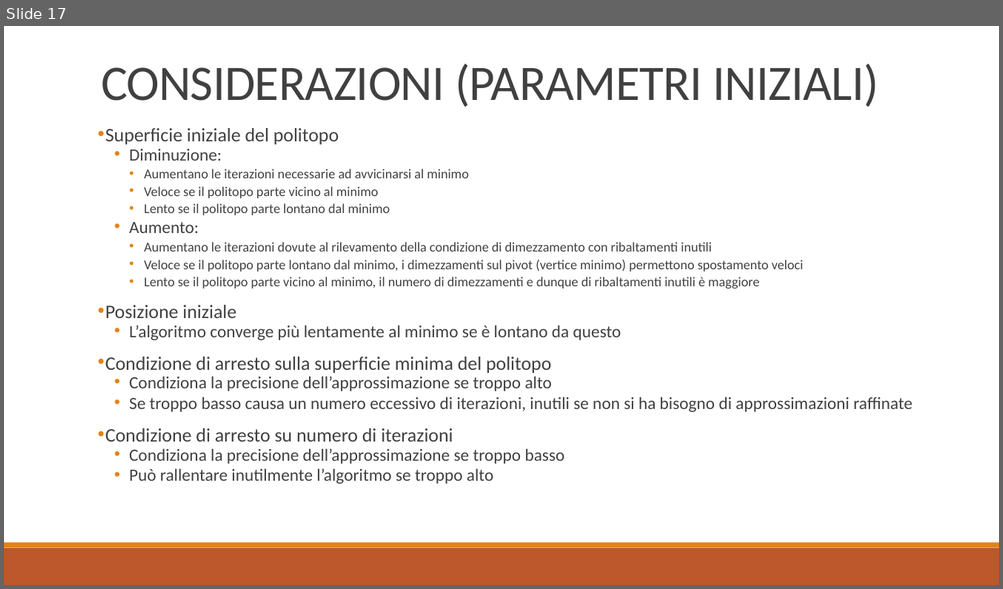
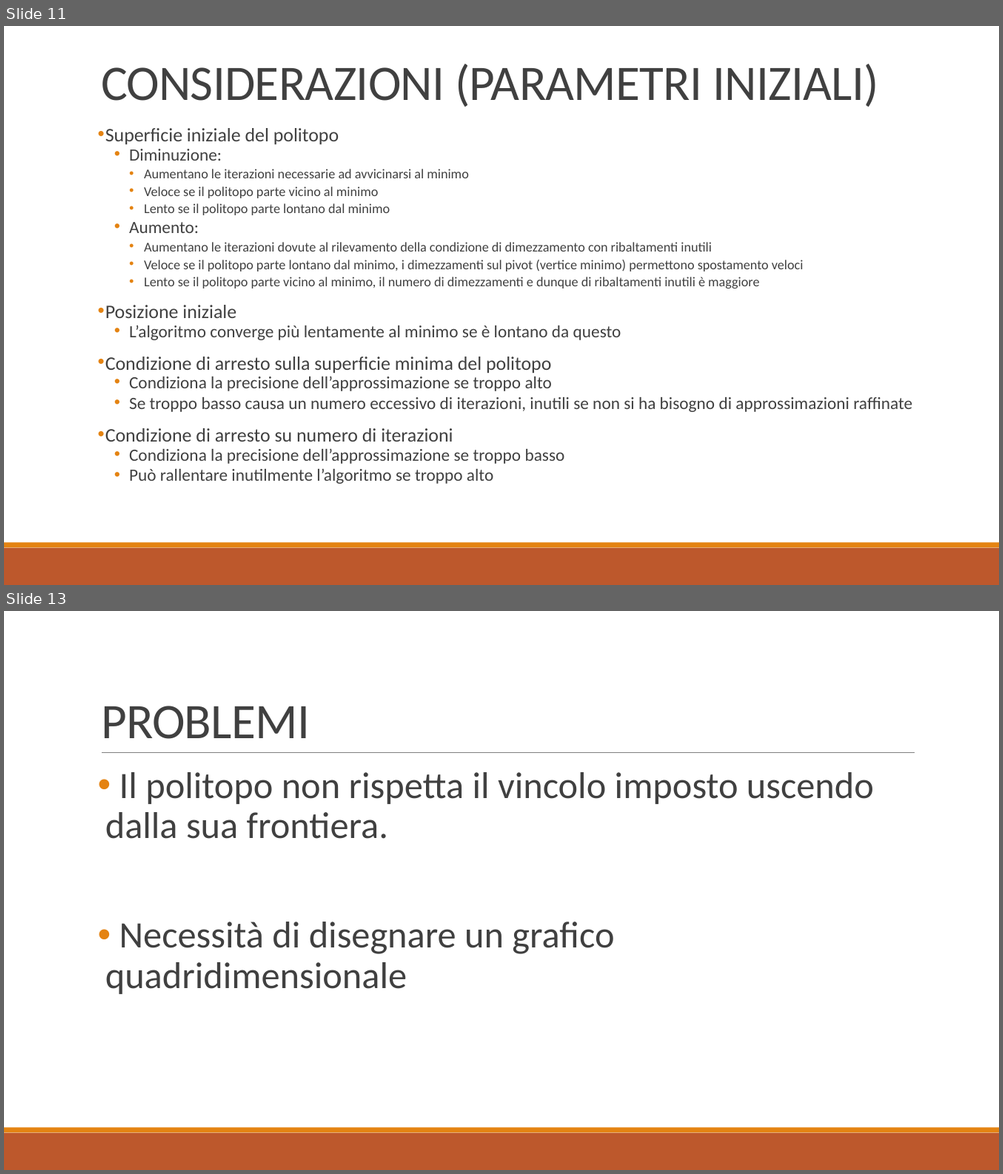
Before and after one commit to baldimario/Simplex, a slide deck: IDENTICAZIONE SISTEMA DI CARICHE PUNTIFORMI DA MISURE DI.pptx. Shown one above the other, each under a label of ours: slide 17 before the commit, slides 11 and 13 after it; the slides between them are not shown. The pictures are 1003x589 and 1003x1174 pixels, drawn with LibreOffice and Linux fonts; fonts in the diff are those of the drawing. Boxes give left, top, right and bottom in pixels: in the first picture for what was removed or moved away, otherwise in the second. Text is boxed around its words. In the diff, an @@ line names an element or a change of style, - is before the commit and + after.

```diff
--- a/IDENTICAZIONE SISTEMA DI CARICHE PUNTIFORMI DA MISURE DI.pptx
+++ b/IDENTICAZIONE SISTEMA DI CARICHE PUNTIFORMI DA MISURE DI.pptx
@@ slide 13 added at (4,611,999,1170), background #FFFFFF; not listed: 2 template elements that a slide beside it also shows @@
@@ title added at (101,706,310,739), 48 pt, text #404040 @@
+PROBLEMI
@@ line added from (102, 753) to (915, 753), #808080 0.5 pt @@
@@ text added at (105,772,874,994), 36 pt, text #404040 @@
+• Il politopo non rispetta il vincolo imposto uscendo dalla sua frontiera.
+• Necessità di disegnare un grafico quadridimensionale
@@ what was slide 17 is now slide 11 @@
```
Also in this commit, not shown: 4 slides changed, 3 other slides added, 3 slides removed.
